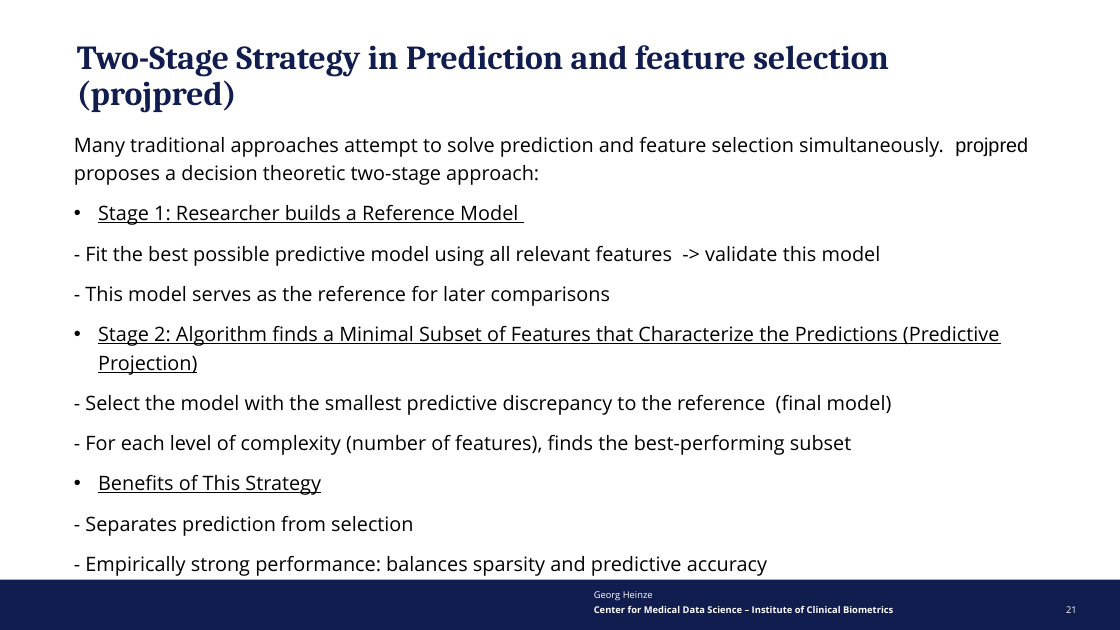
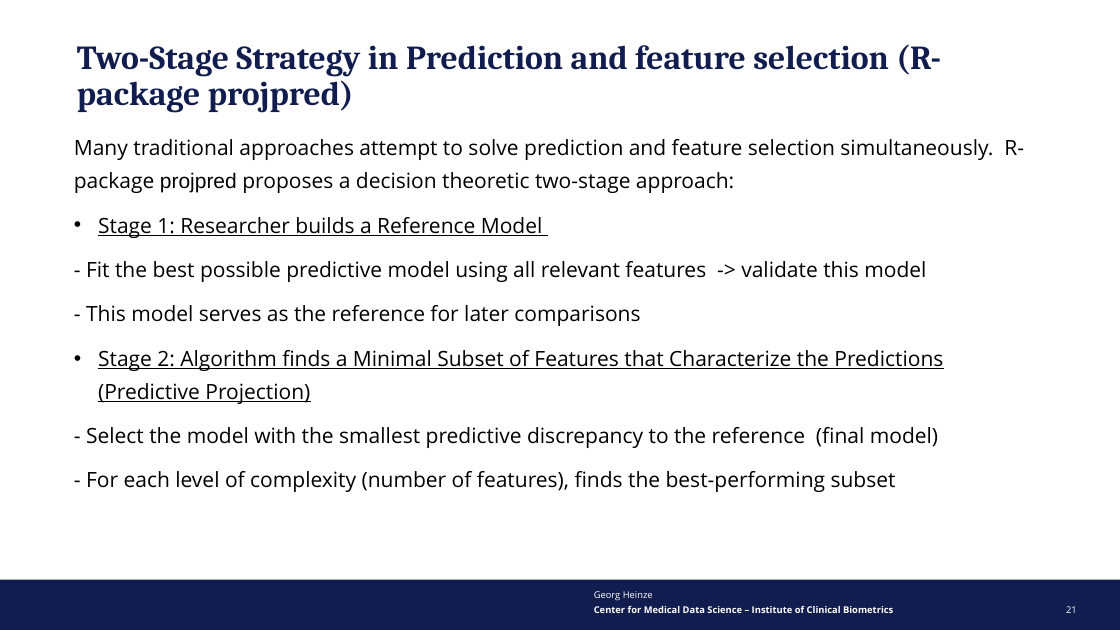
Before and after one commit to aliaksah/Bayes_for_STRATOS, a slide deck: slide 21 of Task Bodyfat/Simplified/TalkROeS/2025-09 Roes B-F_MN_20250905.pptx. Drawn at 1120x630 pixels with LibreOffice and Linux fonts; fonts in the diff are those of the drawing; background and template pictures are left out. Boxes give left, top, right and bottom in pixels: in the first picture for what was removed or moved away, otherwise in the second. Text is boxed around its words. In the diff, an @@ line names an element or a change of style, - is before the commit and + after.

```diff
--- a/Task Bodyfat/Simplified/TalkROeS/2025-09 Roes B-F_MN_20250905.pptx
+++ b/Task Bodyfat/Simplified/TalkROeS/2025-09 Roes B-F_MN_20250905.pptx
@@ title at <box>77,44,941,113</box>: text changed @@
-Two-Stage Strategy in Prediction and feature selection (projpred)
+Two-Stage Strategy in Prediction and feature selection (R-package projpred)
@@ text at <box>74,139,1024,193</box>: text changed; size 17 to 18 pt @@
-Many traditional approaches attempt to solve prediction and feature selection simultaneously. projpred proposes a decision theoretic two-stage approach:
+Many traditional approaches attempt to solve prediction and feature selection simultaneously. R-package projpred proposes a decision theoretic two-stage approach:
@@ text at <box>86,217,943,492</box>: size 17 to 18 pt in "Stage 1: Researcher builds a Reference Model", "- Fit the best possible predictive model ...", "- This model serves as the reference ...", "Stage 2: Algorithm finds a Minimal Subset ..." and 2 more places; line spacing 1.2 to 1.3 @@
@@ text at <box>85,475,767,576</box>: paragraphs removed @@
-• Benefits of This Strategy
-- Separates prediction from selection
-- Empirically strong performance: balances sparsity and predictive accuracy
```
Also in this commit, not shown: 1 other slide changed.
